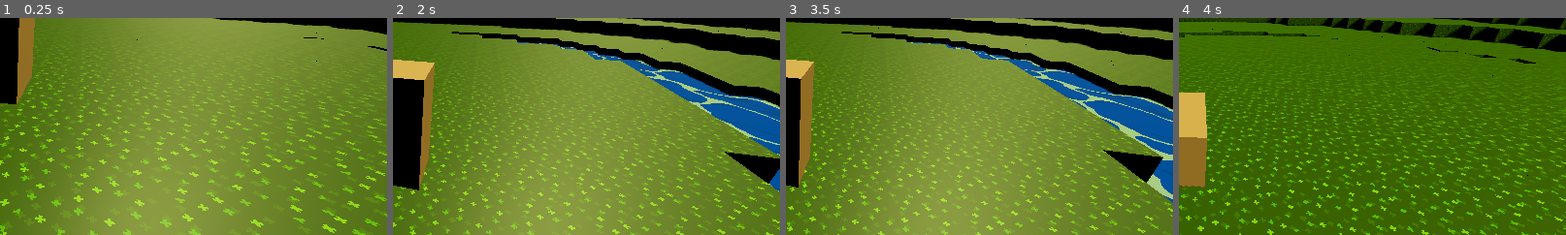
Above: before the commit, frames 1-4 (left to right).
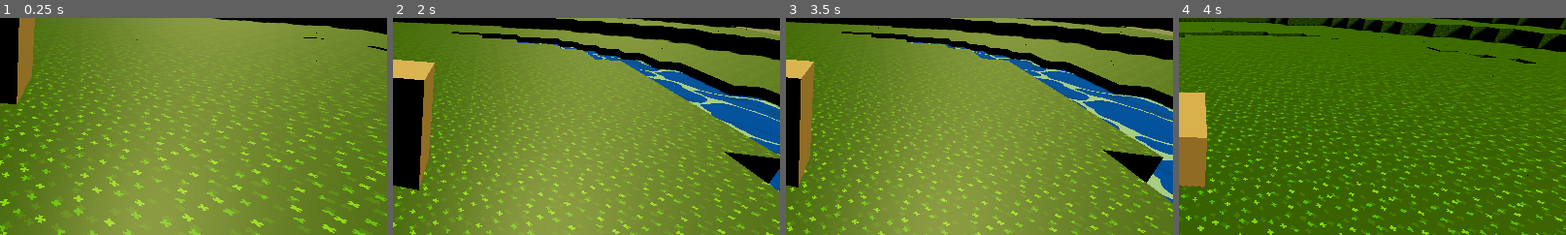
Above: after the commit, the same moments.

Repository: Mijak203/null-pointer
Game: Godot game, scene res://levels/level_1.tscn
Two runs of this game, one before a commit and one after it. Both use one fixed random seed, a clock stepped at 60 frames per second and the inputs below. This scene is started directly instead of the project's main scene.
Inputs:
- Up to frame 1 (0.25 s): no input
- Up to frame 2 (2 s): tap Enter (ui_accept) at 0.5, 0.77, 1.52 s; hold Right (ui_right) 0.53-1.28 s; tap Q (camera_left) at 0.6 s; hold Down (ui_down) from 1.28 s (still down); tap E (camera_right) at 1.35 s
- Up to frame 3 (3.5 s): release Down (ui_down) at 2.03 s; hold Right (ui_right) 2.03-2.78 s; tap Q (camera_left) at 2.1 s; hold Up (ui_up) from 2.78 s (still down); tap E (camera_right) at 2.85 s; tap Enter (ui_accept) at 3.02 s
- Up to frame 4 (4 s): release Up (ui_up) at 3.53 s; hold Left (ui_left) from 3.53 s (still down); tap Q (camera_left) at 3.6 s; tap Enter (ui_accept) at 3.77 s
The pictures show only the part of the screen within x 50-100%, y 29-78%; the shares and areas given below are measured in that part.

Frame 1 is identical in both runs. In frame 2, 0.2% of the frame differs, in the area x 87-100%, y 3-9%; in frame 3, 0.2%, in the area x 86-100%, y 3-9%; in frame 4, nothing differs.

Commit message:
update lvl_1 again

Diff:
--- a/levels/level_1.tscn
+++ b/levels/level_1.tscn
@@ -92,14 +92,13 @@
 data = {
 "cells": PackedInt32Array(131072, 65523, 524288, 131072, 12, 524288, 196592, 65535, 524288, 196593, 65535, 524288, 1310 …(217772 unchanged characters)…
 }
-metadata/_editor_floor_ = Vector3(0, 12, 0)
+metadata/_editor_floor_ = Vector3(0, 7, 0)
 
 [node name="WaterPlane" parent="." instance=ExtResource("3_bt44k")]
 transform = Transform3D(0.2925703, 0, -0.06635221, 0, 0.29999998, 0, 0.06635221, 0, 0.2925703, -2.9936008, 5.5672636, 2.3878136)
 
 [node name="plateDoDrzew" type="MeshInstance3D" parent="."]
-transform = Transform3D(-1.2670716e-06, 0, 10.542248, 0, 10, 0, -28.987217, 0, -4.6081627e-07, 53.659573, 13.317756, -3.6745882)
-visible = false
+transform = Transform3D(-8.742278e-07, 0, 5, 0, 10, 0, -20, 0, -2.1855695e-07, 28.234375, 7.0672817, -3.6745882)
 mesh = SubResource("PlaneMesh_bt44k")
 
 [node name="Trees" type="MultiMeshInstance3D" parent="."]
